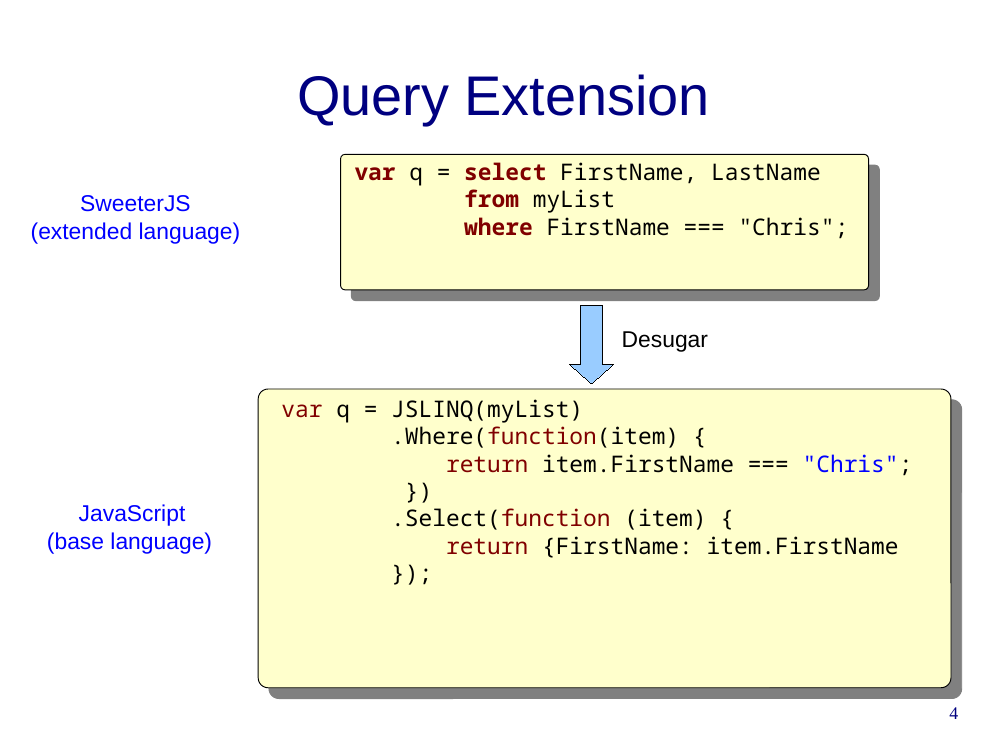
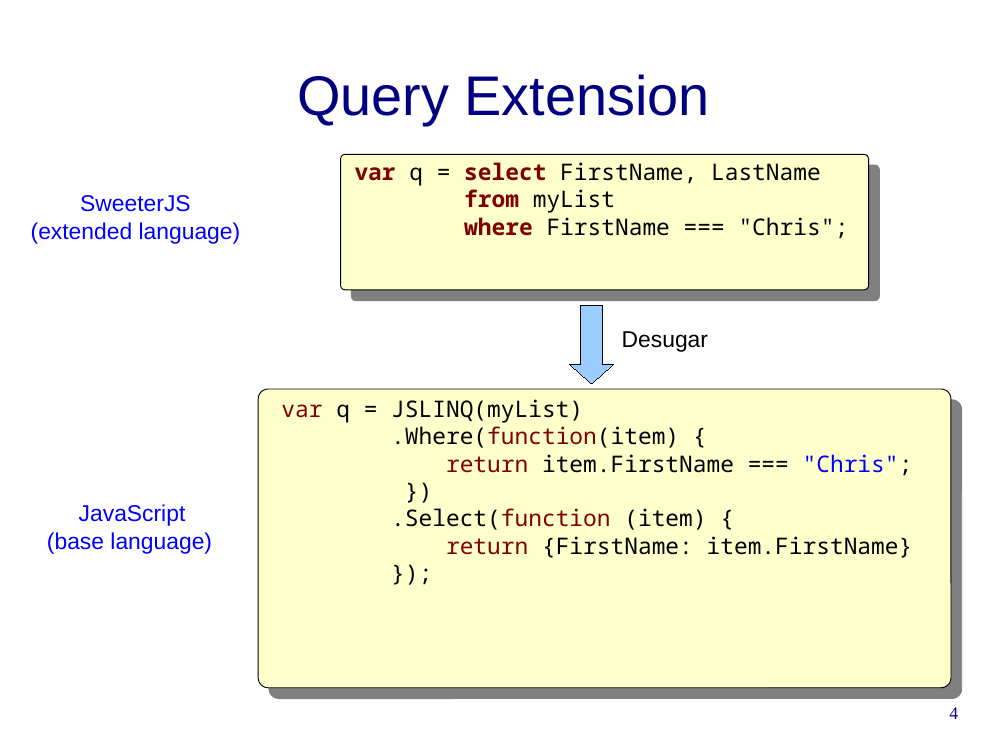
Before and after one commit to cwi-swat/rascal-course-pldi-2015, a slide deck: slide 4 of presentations/Hack-your-Javascript.odp. Drawn at 1008x756 pixels with LibreOffice and Linux fonts; fonts in the diff are those of the drawing; background and template pictures are left out. Boxes give left, top, right and bottom in pixels: in the first picture for what was removed or moved away, otherwise in the second. Text is boxed around its words. In the diff, an @@ line names an element or a change of style, - is before the commit and + after.

Commit message:
Fixed minor bug on a slide

```diff
--- a/presentations/Hack-your-Javascript.odp
+++ b/presentations/Hack-your-Javascript.odp
@@ text at [446,536,913,558]: text changed @@
-return {FirstName: item.FirstName
+return {FirstName: item.FirstName}
```
